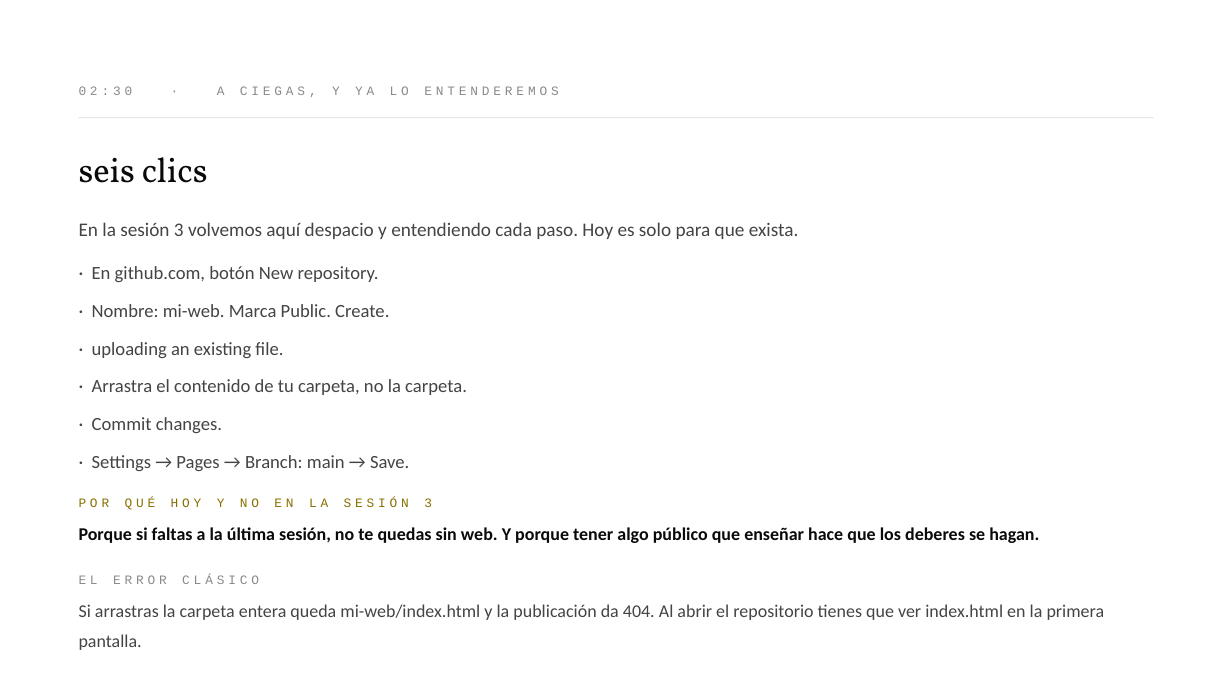
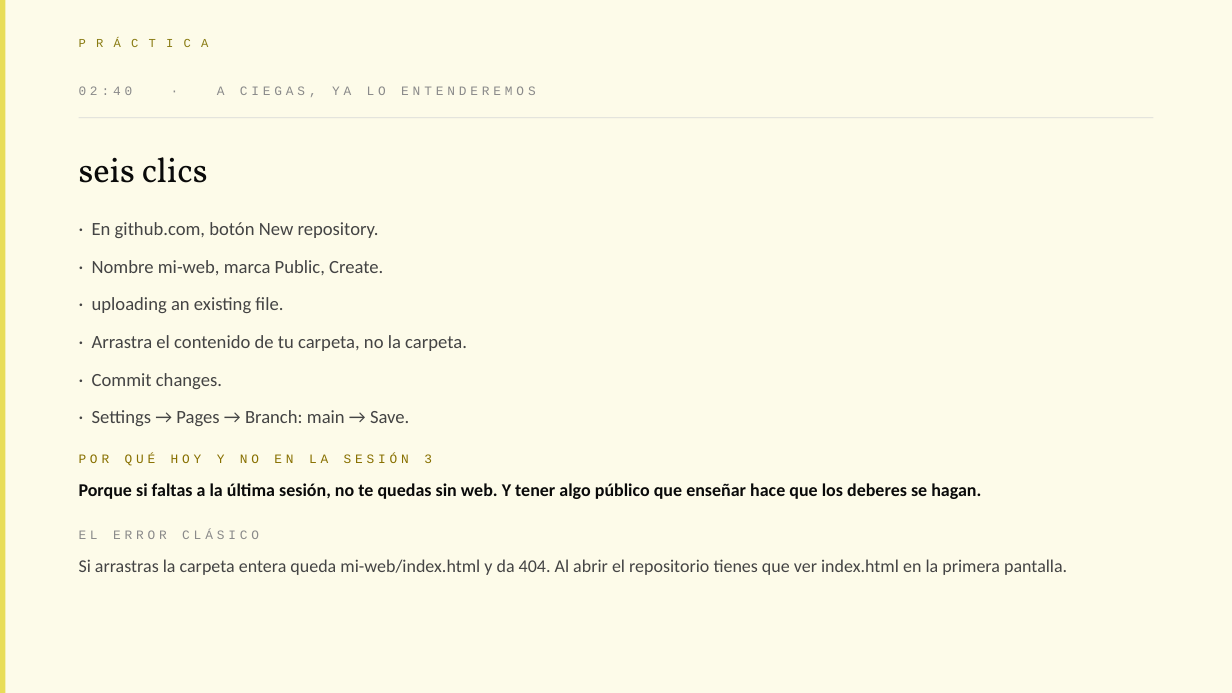
Before and after one commit to meowrhino/tallerEscocesa, a slide deck: slide 37 of presentaciones/Sesion-1-HTML.pptx (slide 36 before the commit). Drawn at 1232x693 pixels with LibreOffice and Linux fonts; fonts in the diff are those of the drawing. Boxes give left, top, right and bottom in pixels: in the first picture for what was removed or moved away, otherwise in the second. Text is boxed around its words. In the diff, an @@ line names an element or a change of style, - is before the commit and + after.

```diff
--- a/presentaciones/Sesion-1-HTML.pptx
+++ b/presentaciones/Sesion-1-HTML.pptx
@@ rectangle added at (0,0,1232,693), fill #FDFBE9 @@
@@ rectangle added at (0,0,6,693), fill #E8DD58 @@
@@ text added at (79,31,1153,54), 9.5 pt, text #8A7C14 @@
+PRÁCTICA
@@ text at (79,86,536,97): text changed @@
-02:30 · A CIEGAS, Y YA LO ENTENDEREMOS
+02:40 · A CIEGAS, YA LO ENTENDEREMOS
@@ text at (79,222,799,239): paragraph removed @@
-En la sesión 3 volvemos aquí despacio y entendiendo cada paso. Hoy es solo para que exista.
@@ text at (92,260,383,275): text changed @@
-· Nombre: mi-web. Marca Public. Create.
+· Nombre mi-web, marca Public, Create.
@@ text at (79,483,981,499): text changed @@
-Porque si faltas a la última sesión, no te quedas sin web. Y porque tener algo público que enseñar hace que los deberes se hagan.
+Porque si faltas a la última sesión, no te quedas sin web. Y tener algo público que enseñar hace que los deberes se hagan.
@@ text at (79,559,1067,575): text changed @@
-Si arrastras la carpeta entera queda mi-web/index.html y la publicación da 404. Al abrir el repositorio tienes que ver index.html en la primera pantalla.
+Si arrastras la carpeta entera queda mi-web/index.html y da 404. Al abrir el repositorio tienes que ver index.html en la primera pantalla.
```
Also in this commit, not shown: 34 other slides changed, 8 slides added, 7 slides removed, 10 other files.
